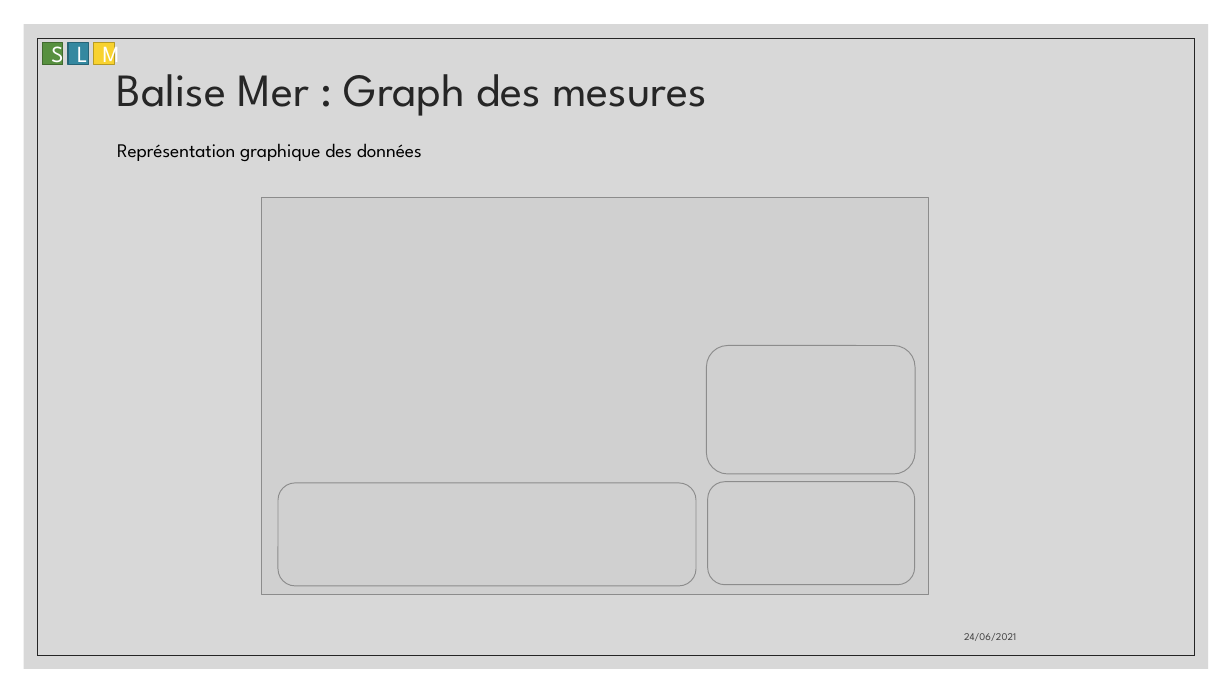
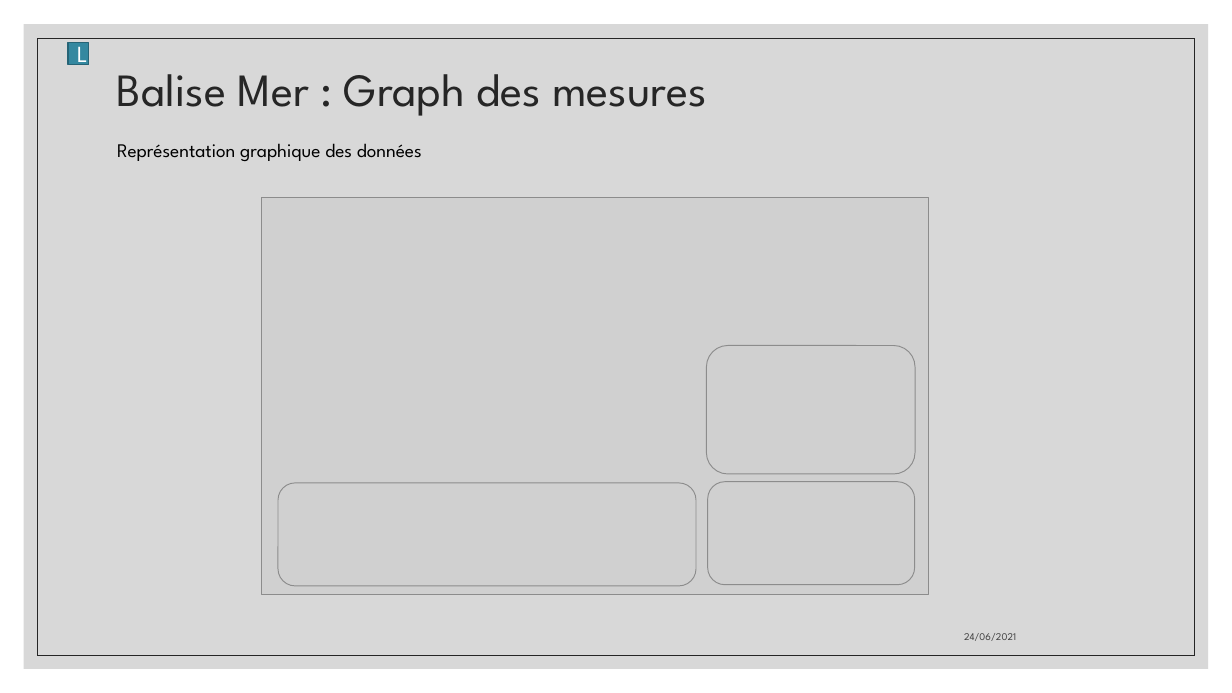
Before and after one commit to aiekick/ProjectStationMeteo, a slide deck: slide 32 of doc/StationMeteo_Soutenance_Stephane.pptx (slide 31 before the commit). Drawn at 1232x693 pixels with LibreOffice and Linux fonts; fonts in the diff are those of the drawing; grey boxes stand for pictures. Boxes give left, top, right and bottom in pixels: in the first picture for what was removed or moved away, otherwise in the second. Text is boxed around its words. In the diff, an @@ line names an element or a change of style, - is before the commit and + after.

```diff
--- a/doc/StationMeteo_Soutenance_Stephane.pptx
+++ b/doc/StationMeteo_Soutenance_Stephane.pptx
@@ rectangle removed at [43,43,63,65] @@
-S
@@ rectangle removed at [93,43,114,65] @@
-M
```
Also in this commit, not shown: 34 other slides changed, 1 slide added.
